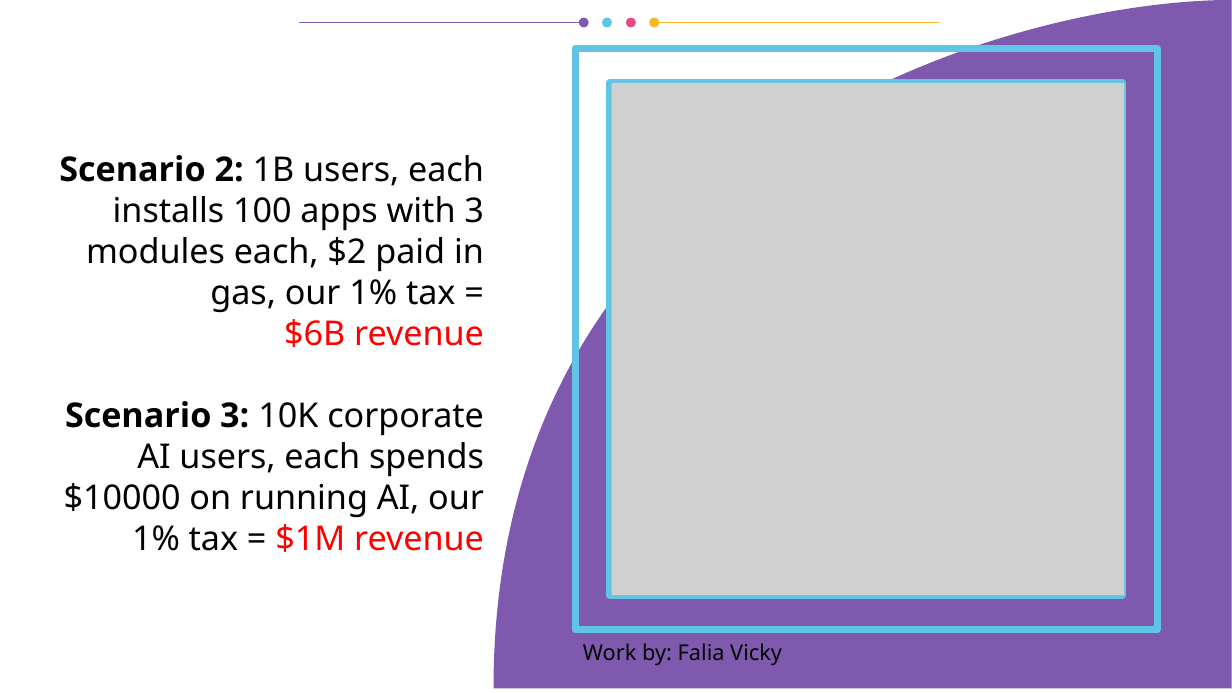
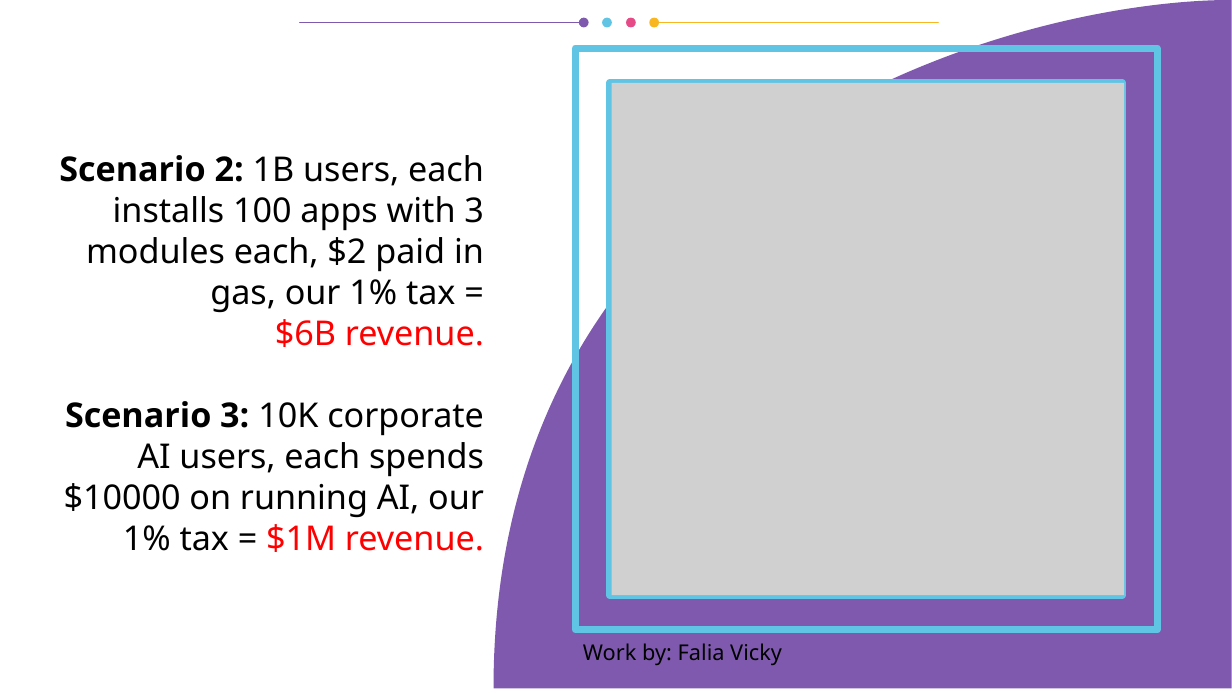
Before and after one commit to vporton/icp-package-manager, a slide deck: slide 12 of docs/presentation.odp. Drawn at 1232x693 pixels with LibreOffice and Linux fonts; fonts in the diff are those of the drawing; grey boxes stand for pictures. Boxes give left, top, right and bottom in pixels: in the first picture for what was removed or moved away, otherwise in the second. Text is boxed around its words. In the diff, an @@ line names an element or a change of style, - is before the commit and + after.

```diff
--- a/docs/presentation.odp
+++ b/docs/presentation.odp
@@ title at <box>59,155,484,552</box>: text changed @@
-Scenario 2: 1B users, each installs 100 apps with 3 modules each, $2 paid in gas, our 1% tax =
-$6B revenue
-Scenario 3: 10K corporate AI users, each spends $10000 on running AI, our 1% tax = $1M revenue
+Scenario 2: 1B users, each installs 100 apps with 3 modules each, $2 paid in gas, our 1% tax =
+$6B revenue.
+Scenario 3: 10K corporate AI users, each spends $10000 on running AI, our 1% tax = $1M revenue.
```
Also in this commit, not shown: 9 other slides changed.
